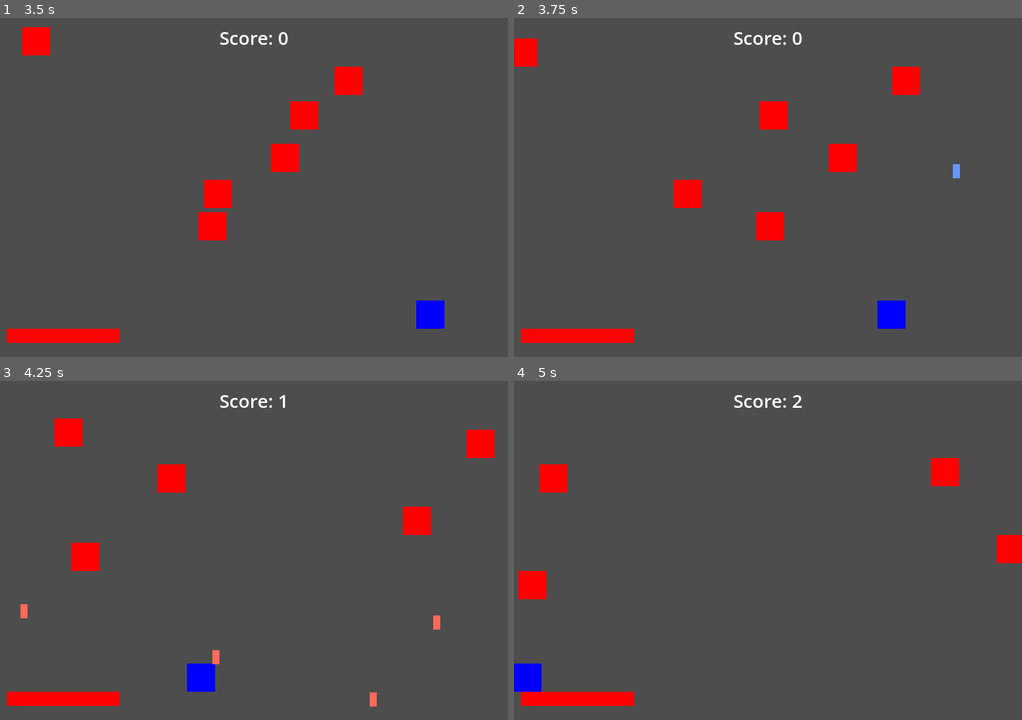
Above: before the commit, frames 1-4 (two rows, left to right).
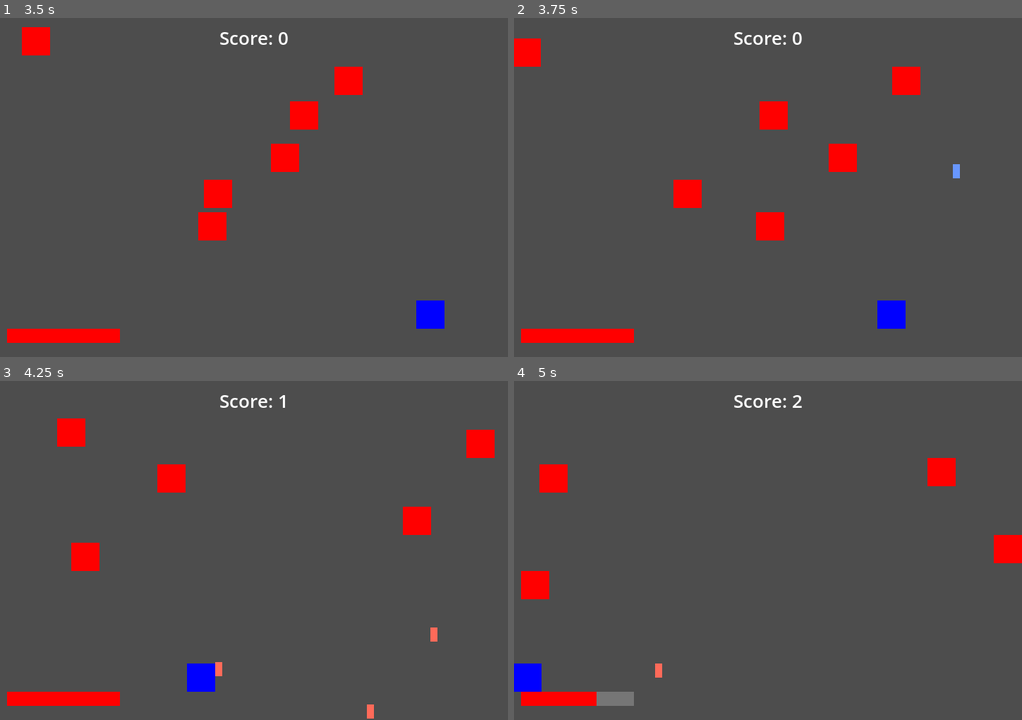
Above: after the commit, the same moments.

Repository: Andres9904/Demo
Game: Godot game, scene res://scenes/worlds/level.tscn
Two runs of this game, one before a commit and one after it. Both use one fixed random seed, a clock stepped at 60 frames per second and the inputs below.
Inputs:
- Up to frame 1 (3.5 s): tap Space (fire_laser) at 0.5, 1.35, 2, 2.85 s; hold Right (move_right) 0.53-1.28 s; hold Space (fire_laser) 0.53-1.28 s; hold Left (move_left) 1.28-2.03 s; hold Space (fire_laser) 2.03-2.78 s; hold Right (move_right) from 2.03 s (still down)
- Up to frame 2 (3.75 s): release Right (move_right) at 3.53 s; hold Left (move_left) from 3.53 s (still down); hold Space (fire_laser) from 3.53 s (still down)
- Up to frame 3 (4.25 s): keep holding Left (move_left); keep holding Space (fire_laser)
- Up to frame 4 (5 s): keep holding Left (move_left); release Space (fire_laser) at 4.28 s; tap Space (fire_laser) at 4.35 s

Frame 1 is identical in both runs. In frame 2, less than 0.1% of the frame differs, in the area x 4-6%, y 6-15%; in frame 3, 0.5%; in frame 4, 0.6%, in the area x 0-95%, y 22-96%.

Commit message:
Enemy state machine
Setup the enemy controller to be based on a state machine

Diff:
--- a/scripts/resources/lasers/enemy_laser_stats.tres
+++ b/resources/lasers/enemy_laser_stats.tres
@@ -1,6 +1,6 @@
 [gd_resource type="Resource" script_class="LaserStats" load_steps=2 format=3 uid="uid://u67td408whay"]
 
-[ext_resource type="Script" path="res://scripts/resources/laser_stats.gd" id="1_swxq0"]
+[ext_resource type="Script" path="res://resources/laser_stats.gd" id="1_swxq0"]
 
 [resource]
 script = ExtResource("1_swxq0")
--- a/scripts/resources/lasers/player_laser_stats.tres
+++ b/resources/lasers/player_laser_stats.tres
@@ -1,6 +1,6 @@
 [gd_resource type="Resource" script_class="LaserStats" load_steps=2 format=3 uid="uid://b4rlgjgpwwng"]
 
-[ext_resource type="Script" path="res://scripts/resources/laser_stats.gd" id="1_j6ptf"]
+[ext_resource type="Script" path="res://resources/laser_stats.gd" id="1_j6ptf"]
 
 [resource]
 script = ExtResource("1_j6ptf")
--- a/scenes/components/state_machine_component.gd
+++ b/scenes/components/state_machine_component.gd
@@ -1,15 +1,15 @@
-class_name StateMachineComponent extends Node
+class_name StateMachComponent extends Node
 
 @export var target:Node
-@export var _initial_state: StateMachineStateComponent
+@export var _initial_state: StateMachStateComponent
 @export var _auto_start:bool
 
-var _current_state: StateMachineStateComponent
+var _current_state: StateMachStateComponent
 var _playing:bool
 
-signal state_machine_started_event(state:StateMachineStateComponent)
+signal state_machine_started_event(state:StateMachStateComponent)
 signal state_machine_stopped_event()
-signal state_changed_event(old_value:StateMachineStateComponent, new_value:StateMachineStateComponent)
+signal state_changed_event(old_value:StateMachStateComponent, new_value:StateMachStateComponent)
 
 # Called when the node enters the scene tree for the first time.
 func _ready() -> void:
@@ -23,7 +23,7 @@
 		_change_state(new_state)
 
 func _physics_process(delta: float) -> void:
-	var new_state = _current_state.run_physics(delta)
+	var new_state = _current_state.run_physics_process(delta)
 	if new_state:
 		_change_state(new_state)
 
@@ -43,12 +43,10 @@
 
 	_playing = true
 
-	#Set pass machine instance to states
 	for state in get_children():
-		if state is StateMachineComponent:
+		if state is StateMachStateComponent:
 			state.state_machine = self
 
-	# Initialize to the default state
 	_change_state(_initial_state)
 	state_machine_started_event.emit(_current_state)
 
@@ -61,8 +59,7 @@
 	_change_state(_initial_state)
 	state_machine_stopped_event.emit()
 
-# Change to the new state by first calling any exit logic on the current state.
-func _change_state(new_state:StateMachineStateComponent) -> void:
+func _change_state(new_state:StateMachStateComponent) -> void:
 	if _current_state == new_state:
 		return
 	if _current_state:
--- a/scenes/components/state_machine_state_component.gd
+++ b/scenes/components/state_machine_state_component.gd
@@ -1,6 +1,6 @@
-class_name StateMachineStateComponent extends Node
+class_name StateMachStateComponent extends Node
 
-var state_machine:StateMachineComponent
+var state_machine:StateMachComponent
 
 func enter() -> void:
 	pass
@@ -8,11 +8,11 @@
 func exit() -> void:
 	pass
 
-func run_process(delta: float) -> StateMachineStateComponent:
+func run_process(delta: float) -> StateMachStateComponent:
 	return null
 
-func run_physics_process(delta: float) -> StateMachineStateComponent:
+func run_physics_process(delta: float) -> StateMachStateComponent:
 	return null
 
-func run_input(event: InputEvent) -> StateMachineStateComponent:
+func run_input(event: InputEvent) -> StateMachStateComponent:
 	return null
--- a/scenes/entities/enemy/enemy.gd
+++ b/scenes/entities/enemy/enemy.gd
@@ -1,10 +1,7 @@
 class_name Enemy extends Node2D
 
 @export var velocity := Vector2()
-@export var _can_move := true
-
-@onready var _laser_cannon := $LaserCannon
-@onready var _shoot_delay := $ShootDelay
+@onready var _state_machine := $StateMachComponent
 
 # Called when the node enters the scene tree for the first time.
 func _ready() -> void:
@@ -12,40 +9,7 @@
 
 # Called every frame. 'delta' is the elapsed time since the previous frame.
 func _process(delta: float) -> void:
-	_shoot()
-	_move(delta)
-
-func _die() -> void:
-	queue_free()
-
-func _on_health_hit_zero() -> void:
-	_die()
-
-func _on_hit_border(body: Node2D) -> void:
-	velocity.x *= -1
-	_fall()
-
-func _shoot() -> void:
-	if !_can_shoot():
-		return
-	var laser_direction = Vector2(0, 1)
-	_laser_cannon.fire_laser(laser_direction)
-
-func _can_shoot() -> bool:
-	return _laser_cannon.can_fire() && _shoot_delay.is_stopped()
-
-func _move(delta:float) -> void:
-	if _can_move:
-		position += velocity * delta
-
-func _fall() -> void:
-	var tween := get_tree().create_tween()
-	tween.tween_callback(_stop_fall)
-	tween.tween_property(self, "position", Vector2(position.x, position.y + 40), .25).set_trans(Tween.TRANS_LINEAR)
-	_can_move = false
-
-func _stop_fall() -> void:
-	_can_move = true
+	pass
 
 func _on_health_became_zero_event() -> void:
 	Global.score += 1
--- a/scenes/entities/enemy/enemy.tscn
+++ b/scenes/entities/enemy/enemy.tscn
@@ -6,7 +6,10 @@
 [ext_resource type="Script" path="res://scenes/components/damagebox2d_component.gd" id="4_1swpu"]
 [ext_resource type="PackedScene" uid="uid://s86uepx7c75l" path="res://scenes/entities/laser_cannon.tscn" id="5_jsq2i"]
 [ext_resource type="PackedScene" uid="uid://dr6d68qgrdy2j" path="res://scenes/entities/laser.tscn" id="6_4ik8r"]
-[ext_resource type="Resource" uid="uid://u67td408whay" path="res://scripts/resources/lasers/enemy_laser_stats.tres" id="7_rhnjw"]
+[ext_resource type="Resource" uid="uid://u67td408whay" path="res://resources/lasers/enemy_laser_stats.tres" id="7_rhnjw"]
+[ext_resource type="Script" path="res://scenes/components/state_machine_component.gd" id="8_1lllw"]
+[ext_resource type="Script" path="res://scenes/entities/enemy/enemy_move_state.gd" id="9_yy67w"]
+[ext_resource type="Script" path="res://scenes/entities/enemy/enemy_fall_state.gd" id="10_8by0e"]
 
 [sub_resource type="RectangleShape2D" id="RectangleShape2D_0kcr5"]
 size = Vector2(40, 40)
@@ -65,5 +68,19 @@
 one_shot = true
 autostart = true
 
+[node name="StateMachComponent" type="Node" parent="." node_paths=PackedStringArray("target", "_initial_state")]
+script = ExtResource("8_1lllw")
+target = NodePath("..")
+_initial_state = NodePath("MoveAndShootState")
+_auto_start = true
+
+[node name="MoveAndShootState" type="Node" parent="StateMachComponent" node_paths=PackedStringArray("_fall_state")]
+script = ExtResource("9_yy67w")
+_fall_state = NodePath("../FallState")
+
+[node name="FallState" type="Node" parent="StateMachComponent" node_paths=PackedStringArray("_move_state")]
+script = ExtResource("10_8by0e")
+_move_state = NodePath("../MoveAndShootState")
+
 [connection signal="health_became_zero_event" from="HealthComponent" to="." method="_on_health_became_zero_event"]
-[connection signal="body_entered" from="BorderDetector" to="." method="_on_hit_border"]
+[connection signal="body_entered" from="BorderDetector" to="StateMachComponent/MoveAndShootState" method="_on_border_hit"]
--- /dev/null
+++ b/scenes/entities/enemy/enemy_fall_state.gd
@@ -0,0 +1,30 @@
+extends StateMachStateComponent
+
+@export var _move_state:StateMachStateComponent
+
+var enemy:Enemy
+var _can_move = false
+
+func enter() -> void:
+	enemy = state_machine.target
+	_can_move = false
+	var tween := get_tree().create_tween()
+	tween.tween_callback(_stop_fall)
+	tween.tween_property(enemy, "position", Vector2(enemy.position.x, enemy.position.y + 40), .25).set_trans(Tween.TRANS_LINEAR)
+
+func exit() -> void:
+	pass
+
+func run_process(delta: float) -> StateMachStateComponent:
+	if _can_move:
+		return _move_state
+	return null
+
+func run_physics_process(delta: float) -> StateMachStateComponent:
+	return null
+
+func run_input(event: InputEvent) -> StateMachStateComponent:
+	return null
+
+func _stop_fall() -> void:
+	_can_move = true
--- /dev/null
+++ b/scenes/entities/enemy/enemy_move_state.gd
@@ -0,0 +1,44 @@
+extends StateMachStateComponent
+
+@export var _fall_state:StateMachStateComponent
+@onready var _laser_cannon := $"../../LaserCannon"
+@onready var _shoot_delay := $"../../ShootDelay"
+
+var enemy:Enemy
+var fall:bool
+
+func enter() -> void:
+	enemy = state_machine.target
+	fall = false
+	_shoot_delay.start()
+	var rand = RandomNumberGenerator.new()
+	_laser_cannon.cooldown = rand.randf_range(.8, 1.6)
+
+func exit() -> void:
+	pass
+
+func run_process(delta: float) -> StateMachStateComponent:
+	_shoot()
+	enemy.position += enemy.velocity * delta
+	if fall:
+		return _fall_state
+	return null
+
+func run_physics_process(delta: float) -> StateMachStateComponent:
+	return null
+
+func run_input(event: InputEvent) -> StateMachStateComponent:
+	return null
+
+func _shoot() -> void:
+	if !_can_shoot():
+		return
+	var laser_direction = Vector2(0, 1)
+	_laser_cannon.fire_laser(laser_direction)
+
+func _can_shoot() -> bool:
+	return _laser_cannon.can_fire() && _shoot_delay.is_stopped()
+
+func _on_border_hit(body: Node2D) -> void:
+	enemy.velocity.x *= -1
+	fall = true
--- a/scenes/entities/player.tscn
+++ b/scenes/entities/player.tscn
@@ -3,7 +3,7 @@
 [ext_resource type="Script" path="res://scenes/entities/player.gd" id="1_u7jxe"]
 [ext_resource type="PackedScene" uid="uid://s86uepx7c75l" path="res://scenes/entities/laser_cannon.tscn" id="3_c56b3"]
 [ext_resource type="PackedScene" uid="uid://dr6d68qgrdy2j" path="res://scenes/entities/laser.tscn" id="3_e0d8f"]
-[ext_resource type="Resource" uid="uid://b4rlgjgpwwng" path="res://scripts/resources/lasers/player_laser_stats.tres" id="4_djcyp"]
+[ext_resource type="Resource" uid="uid://b4rlgjgpwwng" path="res://resources/lasers/player_laser_stats.tres" id="4_djcyp"]
 [ext_resource type="Script" path="res://scenes/components/hitbox2d_component.gd" id="5_5nhuc"]
 [ext_resource type="Script" path="res://scenes/components/health_component.gd" id="5_6ffoi"]
 
--- /dev/null
+++ b/script_templates/StateMachStateComponent/new_state.gd
@@ -0,0 +1,19 @@
+# meta-name: Empty State
+# meta-description: Creates an empty state machine state component script with all the necessary methods to hook into.
+# meta-default: true
+extends _BASE_
+
+func enter() -> void:
+_TS_pass
+
+func exit() -> void:
+_TS_pass
+
+func run_process(delta: float) -> StateMachStateComponent:
+_TS_return null
+
+func run_physics_process(delta: float) -> StateMachStateComponent:
+_TS_return null
+
+func run_input(event: InputEvent) -> StateMachStateComponent:
+_TS_return null
Renamed: scripts/resources/laser_stats.gd -> resources/laser_stats.gd
Not shown: 1 places in scenes/entities/enemy/enemy.tscn that only renumber resources
Not shown, added: script_templates/StateMachStateComponent/.gdignore
